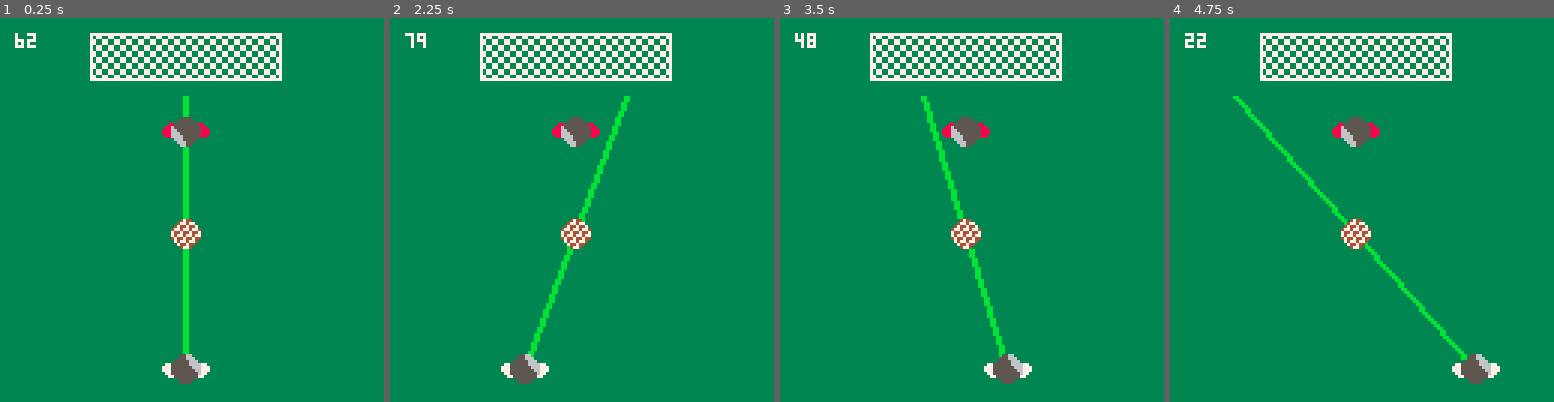
Above: before the commit, frames 1-4 (left to right).
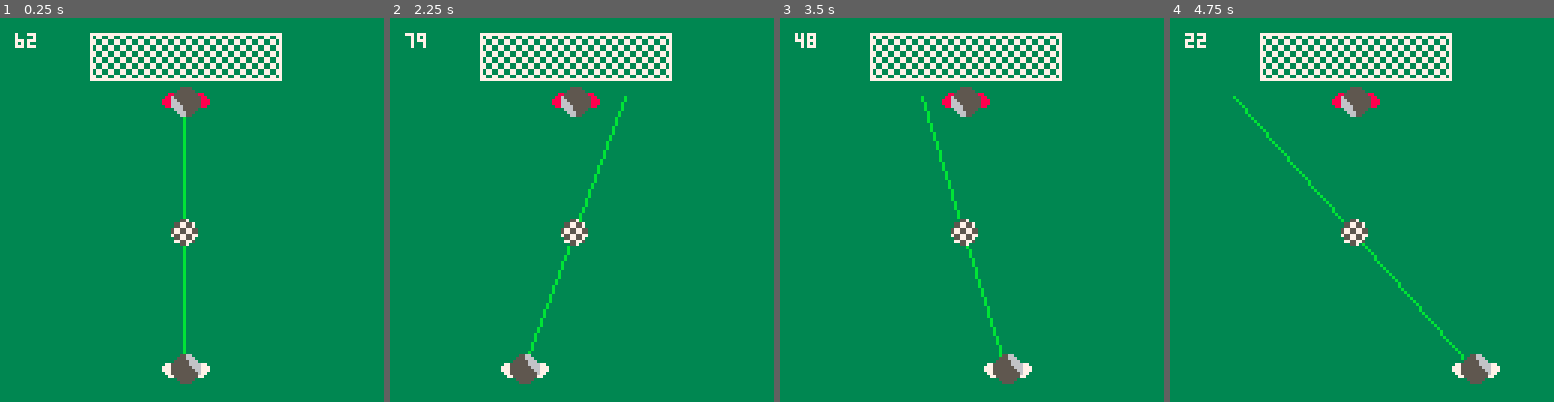
Above: after the commit, the same moments.

Repository: zothynine/torchance
Game: PICO-8 cartridge elfmeter.p8
Two runs of this game, one before a commit and one after it. Both use one fixed random seed, a clock stepped at 60 frames per second and the inputs below.
Inputs:
- Up to frame 1 (0.25 s): no input
- Up to frame 2 (2.25 s): hold Left from 1.97 s (still down)
- Up to frame 3 (3.5 s): release Left at 2.37 s; hold Right from 2.87 s (still down)
- Up to frame 4 (4.75 s): release Right at 3.53 s; hold Right 4.13-4.53 s

The runs differ from the first frame. In frame 1, 2.0% of the frame differs, in the area x 42-55%, y 17-88%; in frame 2, 2.1%; in frame 3, 2.1%; in frame 4, 2.1%, in the area x 17-78%, y 17-90%.

Commit message:
Draw ball with circfill instead of sprite

Diff:
--- a/elfmeter.p8
+++ b/elfmeter.p8
@@ -43,35 +43,37 @@
 
 function draw_aim()
 	cls()
-	rectfill(0,0,127,127,3)
+	rectfill(0,0,127,127,3) --grass
+	line(target_x-1,26,player.x+7,117,11) --aiming line
+	spr(40,30,5,8,2) --goal
 
-	line(target_x-1,26,player.x+7,117,11)
-	line(target_x,26,player.x+8,117,11)
+	fillp(4+8+64+128+ 	256+512+4096+8192)
+	circfill(61,71,4,0x57)
+	fillp()
 
-	spr(40,30,5,8,2) --goal
-	spr(1,54,64,2,2) --ball
-	spr(3,player.x,player.y,2,2) --player
+	spr(1,player.x,player.y,2,2) --player
 	pal(7,8)
-	spr(3,54,30,2,2,1,1) --goalie
+	spr(1,54,20,2,2,1,1) --goalie
 	pal()
 	print(aim_x,5,5,7)
 end
 -->8
 --kick
+
 __gfx__
 00000000000000000000000000000000000000000000000000000000000000000000000000000000000000000000000000000000000000000000000000000000
 00000000000000000000000000000000000000000000000000000000000000000000000000000000000000000000000000000000000000000000000000000000
 00700700000000000000000000000000000000000000000000000000000000000000000000000000000000000000000000000000000000000000000000000000
-00077000000000474400000000000055660000000000000000000000000000000000000000000000000000000000000000000000000000000000000000000000
-00077000000004774770000000000555666000000000000000000000000000000000000000000000000000000000000000000000000000000000000000000000
-00700700000047447447000000005555566600000000000000000000000000000000000000000000000000000000000000000000000000000000000000000000
-00000000000477477477400007755555566667700000000000000000000000000000000000000000000000000000000000000000000000000000000000000000
-00000000000744744744700077755555556667770000000000000000000000000000000000000000000000000000000000000000000000000000000000000000
-00000000000747747747700077755555555667770000000000000000000000000000000000000000000000000000000000000000000000000000000000000000
-00000000000474474474400007755555555567700000000000000000000000000000000000000000000000000000000000000000000000000000000000000000
-00000000000074774774000000775555555577000000000000000000000000000000000000000000000000000000000000000000000000000000000000000000
-00000000000007447440000000000555555000000000000000000000000000000000000000000000000000000000000000000000000000000000000000000000
-00000000000000477400000000000055550000000000000000000000000000000000000000000000000000000000000000000000000000000000000000000000
+00077000000000556600000000000000000000000000000000000000000000000000000000000000000000000000000000000000000000000000000000000000
+00077000000005556660000000000000000000000000000000000000000000000000000000000000000000000000000000000000000000000000000000000000
+00700700000055555666000000000000000000000000000000000000000000000000000000000000000000000000000000000000000000000000000000000000
+00000000077555555666677000000000000000000000000000000000000000000000000000000000000000000000000000000000000000000000000000000000
+00000000777555555566677700000000000000000000000000000000000000000000000000000000000000000000000000000000000000000000000000000000
+00000000777555555556677700000000000000000000000000000000000000000000000000000000000000000000000000000000000000000000000000000000
+00000000077555555555677000000000000000000000000000000000000000000000000000000000000000000000000000000000000000000000000000000000
+00000000007755555555770000000000000000000000000000000000000000000000000000000000000000000000000000000000000000000000000000000000
+00000000000005555550000000000000000000000000000000000000000000000000000000000000000000000000000000000000000000000000000000000000
+00000000000000555500000000000000000000000000000000000000000000000000000000000000000000000000000000000000000000000000000000000000
 00000000000000000000000000000000000000000000000000000000000000000000000000000000000000000000000000000000000000000000000000000000
 00000000000000000000000000000000000000000000000000000000000000000000000000000000000000000000000000000000000000000000000000000000
 00000000000000000000000000000000000000000000000000000000000000000000000000000000000000000000000000000000000000000000000000000000
